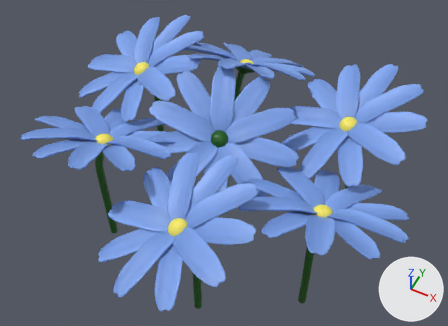
What one commit did to the FBX model Assets/Prefabs/SM_Flower_Blue.fbx.
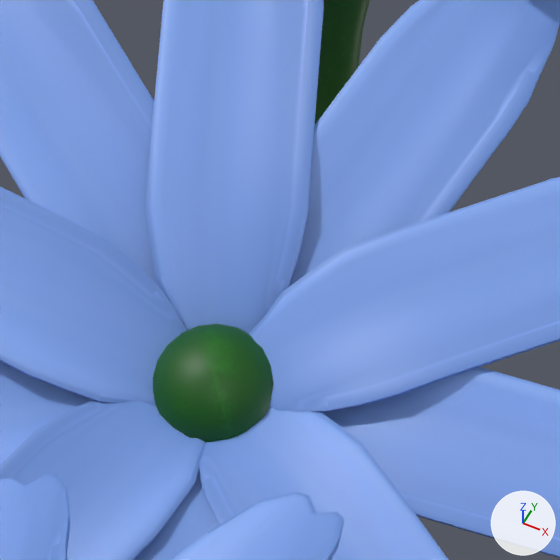
There are two pictures of each version: one whole from a camera (50 mm lens) standing at (0.503, -0.459, 0.59) and looking at (0.309, -0.07, 0.104), one close up on the part from 42% to 60% of the width and 25% to 51% of the height. The lights are fixed; the arrows at lower right show +X, +Y and +Z. Where no turn or scale is listed for an object, it has been applied to the vertices.

In view in the first close-up: 'Center1.003', 'Petal1.003', 'Petal10.003', 'Petal2.003', 'Petal2.006', 'Petal3.003', 'Petal3.006', 'Petal4.003', 'Petal6.003', 'Petal7.003', 'Petal8.003', 'Petal9.003'.
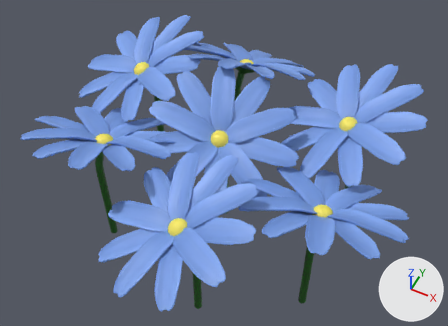
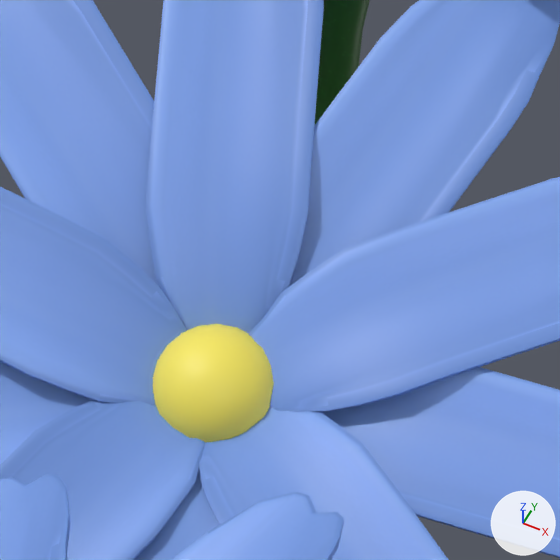
The newer file is also rescaled (x1.729), turned or shifted as a whole; pictures and numbers use the older file's frame.

Edits to the scene script, one JSON object a line:
```json
{"block": "me_mesh_047", "where": "me_mesh_047.from_pydata(...)  # 382 vertices, 400 faces; spans x -0.0095..0.0095, y -0.0093..0.0093, z -0.0073..0.0081"}
{"op": "remove", "block": "me_mesh_047", "code": "me_mesh_047.materials.append(mat_stem)  # picture img_flowerstemtexture_png"}
{"op": "add", "block": "me_mesh_047", "code": "me_mesh_047.materials.append(mat_center)  # picture img_flowercentertexture_png"}
```

Boxes (x1, y1, x2, y2) around the edits, measured in the close-ups (560 x 560 px):
```json
{"object": "Center1.003", "change": "recoloured", "before": [153, 324, 274, 442], "after": [153, 324, 274, 442], "on screen": "green to yellow"}
```
